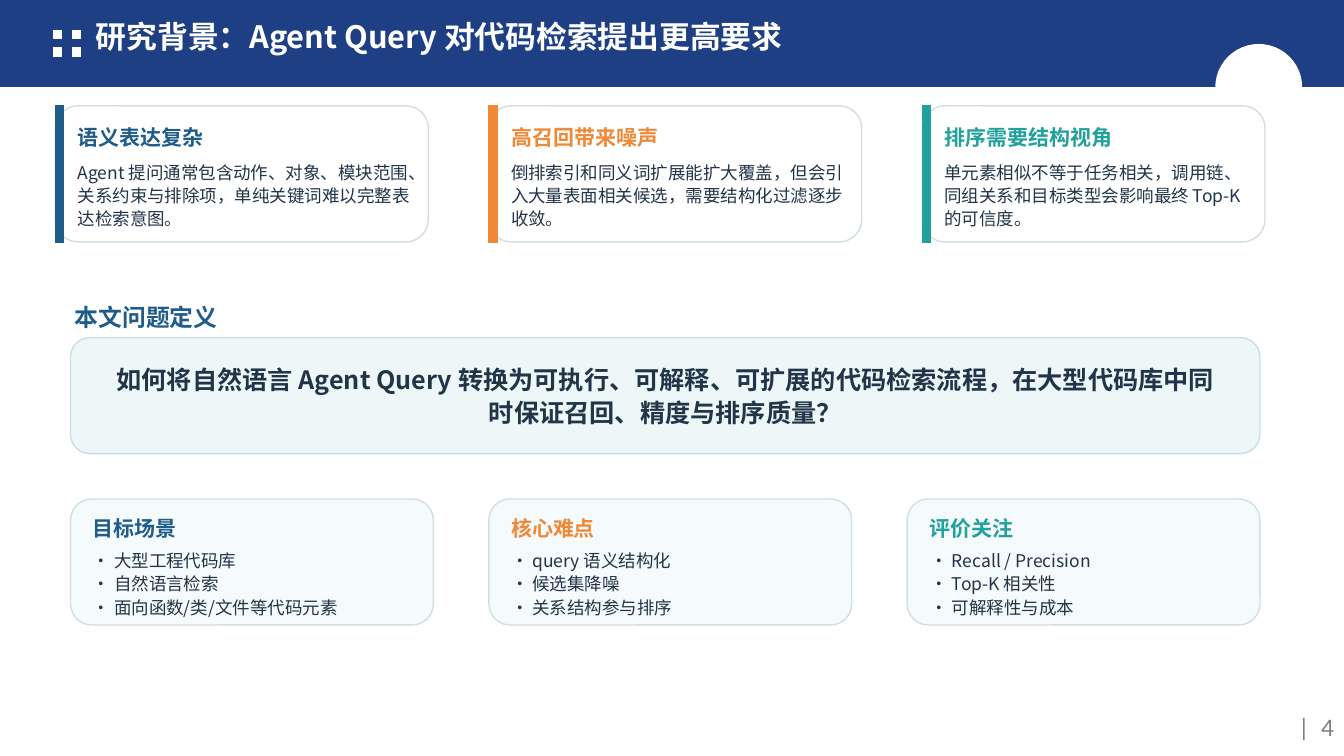
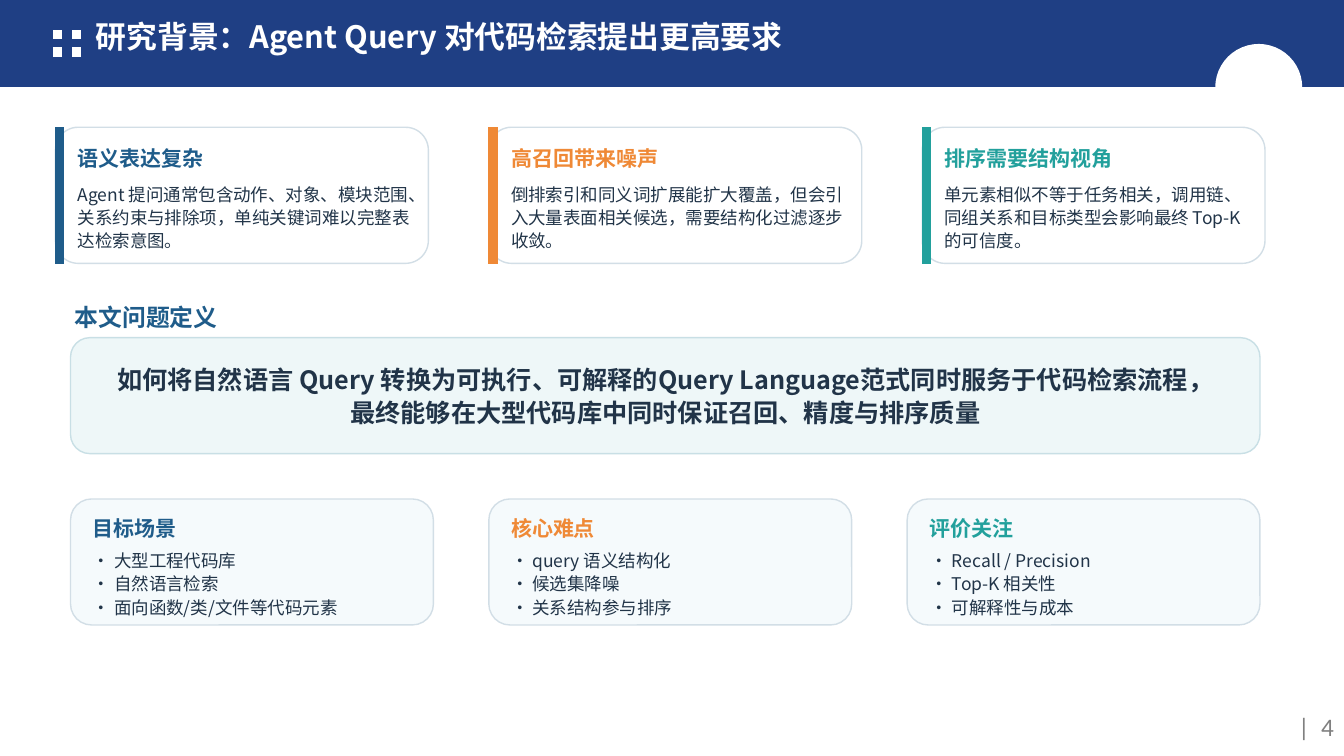
Before and after one commit to FDSE-IntelliDev/CodeSense, a slide deck: slide 4 of 中期答辩ppt_CodeSearch中期答辩.pptx. Drawn at 1344x756 pixels with LibreOffice and Linux fonts; fonts in the diff are those of the drawing; background and template pictures are left out. Boxes give left, top, right and bottom in pixels: in the first picture for what was removed or moved away, otherwise in the second. Text is boxed around its words. In the diff, an @@ line names an element or a change of style, - is before the commit and + after.

```diff
--- a/中期答辩ppt_CodeSearch中期答辩.pptx
+++ b/中期答辩ppt_CodeSearch中期答辩.pptx
@@ 6 texts, 3 rounded rectangles, 3 rectangles: place and size @@
-6 texts, 3 rounded rectangles, 3 rectangles at [55, 106, 1265, 242]
+6 texts, 3 rounded rectangles, 3 rectangles at [55, 127, 1265, 263]
@@ text at [117, 367, 1214, 425]: text changed @@
-如何将自然语言 Agent Query 转换为可执行、可解释、可扩展的代码检索流程，在大型代码库中同时保证召回、精度与排序质量？
+如何将自然语言 Query 转换为可执行、可解释的Query Language范式同时服务于代码检索流程，最终能够在大型代码库中同时保证召回、精度与排序质量
```
Also in this commit, not shown: 1 other slide changed, 1 other file.
